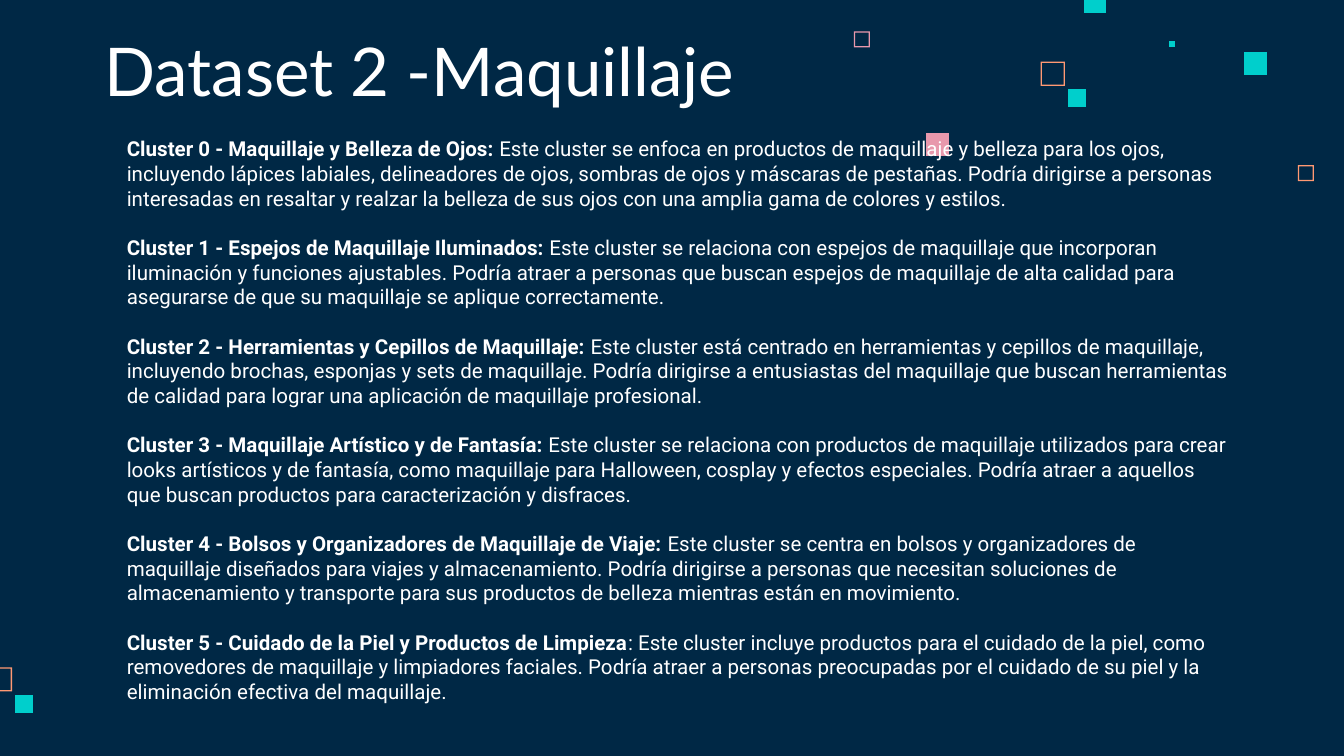
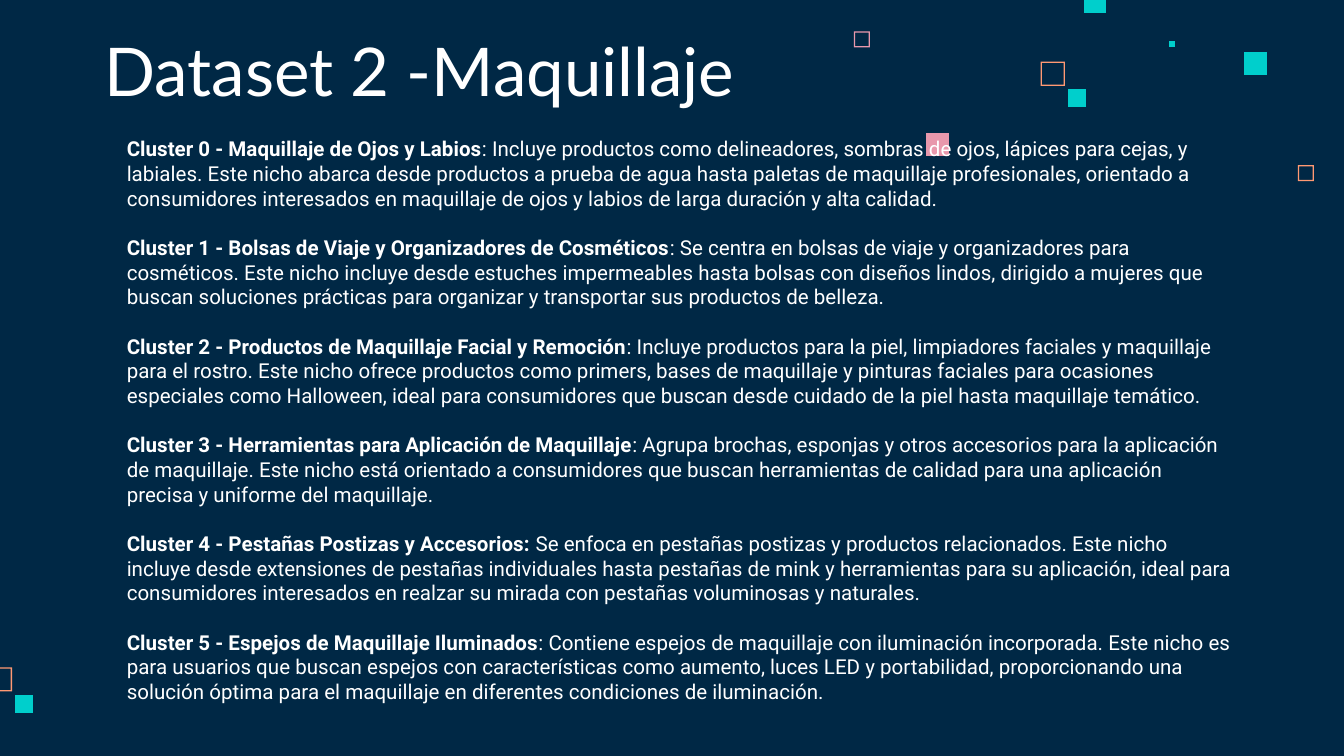
Before and after one commit to ChrissValdez/Proyecto_Integrador, a slide deck: slide 19 of Proyecto_integrador.pptx. Drawn at 1344x756 pixels with LibreOffice and Linux fonts; fonts in the diff are those of the drawing. Boxes give left, top, right and bottom in pixels: in the first picture for what was removed or moved away, otherwise in the second. Text is boxed around its words. In the diff, an @@ line names an element or a change of style, - is before the commit and + after.

```diff
--- a/Proyecto_integrador.pptx
+++ b/Proyecto_integrador.pptx
@@ text at bbox=[127, 137, 1230, 704]: text changed @@
-Cluster 0 - Maquillaje y Belleza de Ojos: Este cluster se enfoca en productos de maquillaje y belleza para los ojos, incluyendo lápices labiales, delineadores de ojos, sombras de ojos y máscaras de pestañas. Podría dirigirse a personas interesadas en resaltar y realzar la belleza de sus ojos con una amplia gama de colores y estilos.
-Cluster 1 - Espejos de Maquillaje Iluminados: Este cluster se relaciona con espejos de maquillaje que incorporan iluminación y funciones ajustables. Podría atraer a personas que buscan espejos de maquillaje de alta calidad para asegurarse de que su maquillaje se aplique correctamente.
-Cluster 2 - Herramientas y Cepillos de Maquillaje: Este cluster está centrado en herramientas y cepillos de maquillaje, incluyendo brochas, esponjas y sets de maquillaje. Podría dirigirse a entusiastas del maquillaje que buscan herramientas de calidad para lograr una aplicación de maquillaje profesional.
-Cluster 3 - Maquillaje Artístico y de Fantasía: Este cluster se relaciona con productos de maquillaje utilizados para crear looks artísticos y de fantasía, como maquillaje para Halloween, cosplay y efectos especiales. Podría atraer a aquellos que buscan productos para caracterización y disfraces.
-Cluster 4 - Bolsos y Organizadores de Maquillaje de Viaje: Este cluster se centra en bolsos y organizadores de maquillaje diseñados para viajes y almacenamiento. Podría dirigirse a personas que necesitan soluciones de almacenamiento y transporte para sus productos de belleza mientras están en movimiento.
-Cluster 5 - Cuidado de la Piel y Productos de Limpieza: Este cluster incluye productos para el cuidado de la piel, como removedores de maquillaje y limpiadores faciales. Podría atraer a personas preocupadas por el cuidado de su piel y la eliminación efectiva del maquillaje.
+Cluster 0 - Maquillaje de Ojos y Labios: Incluye productos como delineadores, sombras de ojos, lápices para cejas, y labiales. Este nicho abarca desde productos a prueba de agua hasta paletas de maquillaje profesionales, orientado a consumidores interesados en maquillaje de ojos y labios de larga duración y alta calidad.
+Cluster 1 - Bolsas de Viaje y Organizadores de Cosméticos: Se centra en bolsas de viaje y organizadores para cosméticos. Este nicho incluye desde estuches impermeables hasta bolsas con diseños lindos, dirigido a mujeres que buscan soluciones prácticas para organizar y transportar sus productos de belleza.
+Cluster 2 - Productos de Maquillaje Facial y Remoción: Incluye productos para la piel, limpiadores faciales y maquillaje para el rostro. Este nicho ofrece productos como primers, bases de maquillaje y pinturas faciales para ocasiones especiales como Halloween, ideal para consumidores que buscan desde cuidado de la piel hasta maquillaje temático.
+Cluster 3 - Herramientas para Aplicación de Maquillaje: Agrupa brochas, esponjas y otros accesorios para la aplicación de maquillaje. Este nicho está orientado a consumidores que buscan herramientas de calidad para una aplicación precisa y uniforme del maquillaje.
+Cluster 4 - Pestañas Postizas y Accesorios: Se enfoca en pestañas postizas y productos relacionados. Este nicho incluye desde extensiones de pestañas individuales hasta pestañas de mink y herramientas para su aplicación, ideal para consumidores interesados en realzar su mirada con pestañas voluminosas y naturales.
+Cluster 5 - Espejos de Maquillaje Iluminados: Contiene espejos de maquillaje con iluminación incorporada. Este nicho es para usuarios que buscan espejos con características como aumento, luces LED y portabilidad, proporcionando una solución óptima para el maquillaje en diferentes condiciones de iluminación.
```
Also in this commit, not shown: 8 other slides changed, 2 slides added, 1 other file.
